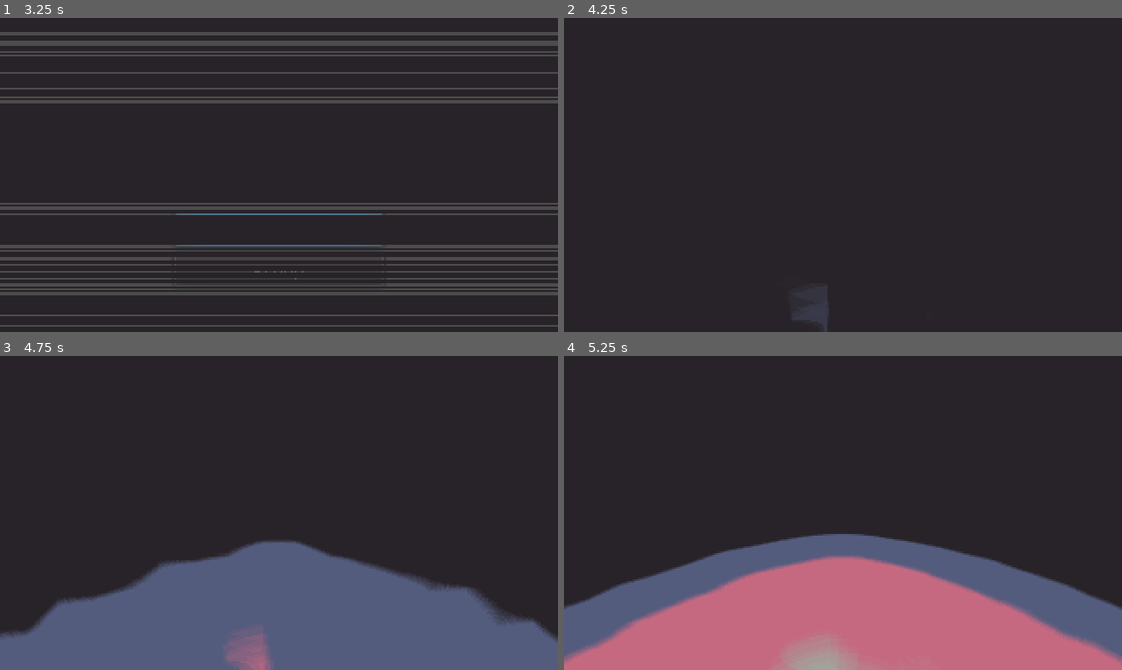
Above: before the commit, frames 1-4 (two rows, left to right).
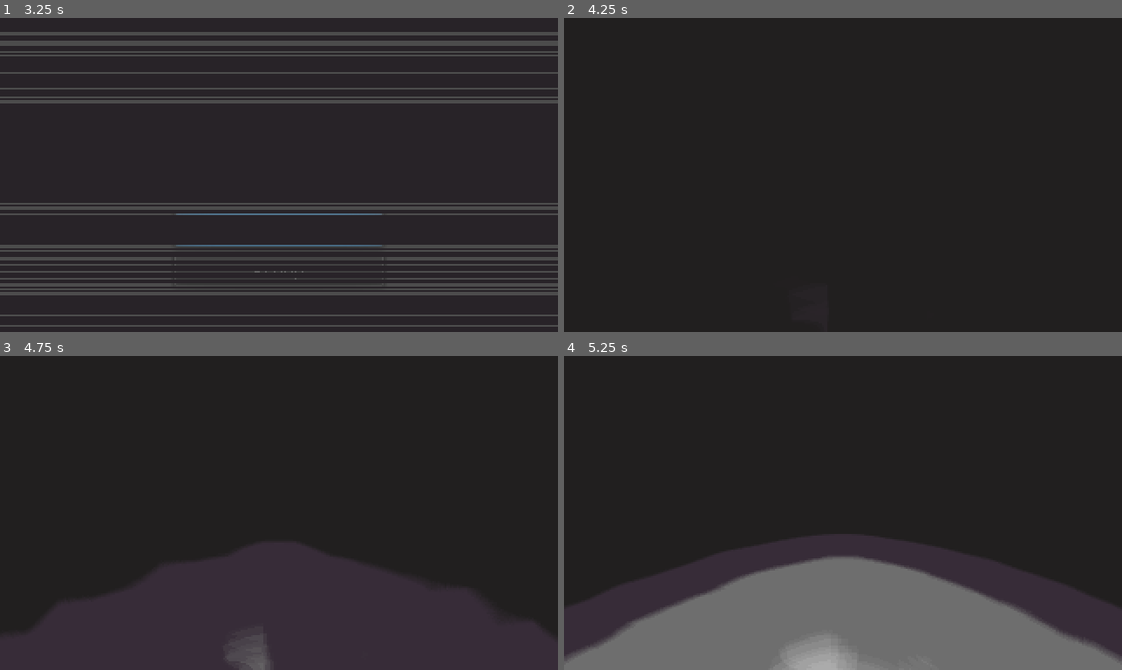
Above: after the commit, the same moments.

Repository: Kapendev/monologos
Game: Godot game, scene res://src/Main.tscn
The game is run twice, just before and just after one commit, with the same random seed, the same clock (stepped at 60 frames per second) and the same inputs.
Inputs:
- Up to frame 1 (3.25 s): click "Play" at 2 s
- Up to frame 2 (4.25 s): no input
- Up to frame 3 (4.75 s): no input
- Up to frame 4 (5.25 s): no input

Frame 1 is identical in both runs. In frame 2, 0.6% of the frame differs, in the area x 40-48%, y 85-100%; in frame 3, 29%; in frame 4, 34%, in the area x 0-100%, y 56-100%.

Commit message:
new colors and mons

Diff:
--- a/src/gameplay/GameLevel.gd
+++ b/src/gameplay/GameLevel.gd
@@ -21,7 +21,7 @@
 	for _i in range(randi() % 4):
 		spin_player_left()
 		game_map.spin_left_now()
-	grid.add_enemy(Vector2(2, 2), 0, 0, "floor2|hello") #roedpawojdpoawjs
+	grid.add_enemy(Vector2(2, 2), 0, 0, "mon2|hello") #roedpawojdpoawjs
 	# Setup maps.
 	ui_map.grid = grid
 	game_map.show_map(start_time)
--- a/src/gameplay/GameMap.tscn
+++ b/src/gameplay/GameMap.tscn
@@ -1,7 +1,7 @@
 [gd_scene load_steps=10 format=2]
 
 [ext_resource path="res://assets/sprites/floor1.png" type="Texture" id=1]
-[ext_resource path="res://assets/sprites/bittersweet.png" type="Texture" id=2]
+[ext_resource path="res://assets/sprites/monologos.png" type="Texture" id=2]
 [ext_resource path="res://game_env.tres" type="Environment" id=3]
 [ext_resource path="res://src/gameplay/GameMap.gd" type="Script" id=4]
 [ext_resource path="res://assets/sprites/noise.png" type="Texture" id=5]
Binary file removed: assets/sprites/bittersweet.png
Binary file added: assets/sprites/mon1.png
Binary file added: assets/sprites/mon2.png
Binary file added: assets/sprites/monologos.png
